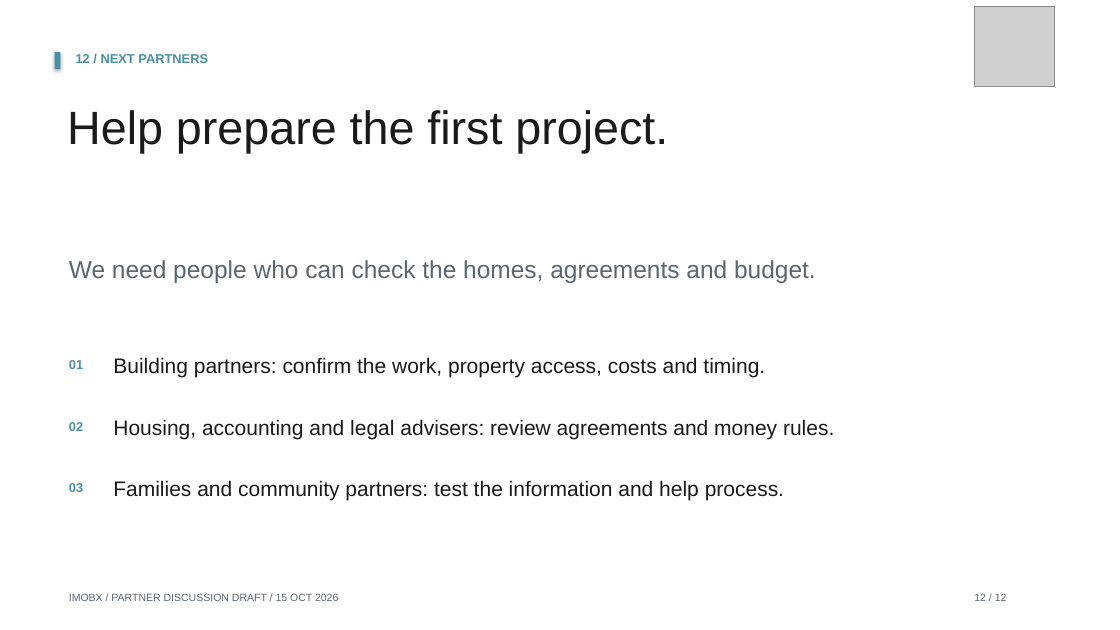
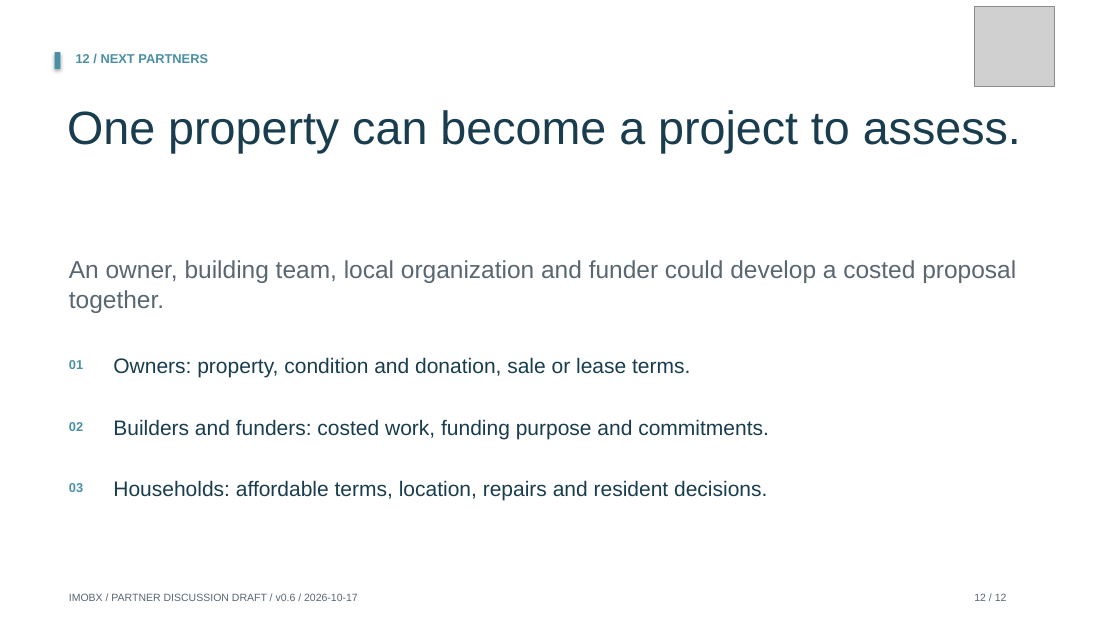
Before and after one commit to Siah-kin/imobx-website, a slide deck: slide 12 of pitchdeck.pptx. Drawn at 1120x630 pixels with LibreOffice and Linux fonts; fonts in the diff are those of the drawing; grey boxes stand for pictures. Boxes give left, top, right and bottom in pixels: in the first picture for what was removed or moved away, otherwise in the second. Text is boxed around its words. In the diff, an @@ line names an element or a change of style, - is before the commit and + after.

Commit message:
Explain the housing proposal and add participation and source pages

```diff
--- a/pitchdeck.pptx
+++ b/pitchdeck.pptx
@@ text at bbox=[67, 110, 1021, 154]: text changed; text colour #1A1A1A to #193D4E @@
-Help prepare the first project.
+One property can become a project to assess.
@@ text at bbox=[69, 260, 1016, 313]: text changed @@
-We need people who can check the homes, agreements and budget.
+An owner, building team, local organization and funder could develop a costed proposal together.
@@ text at bbox=[113, 357, 690, 378]: text changed; text colour #1A1A1A to #193D4E @@
-Building partners: confirm the work, property access, costs and timing.
+Owners: property, condition and donation, sale or lease terms.
@@ text at bbox=[113, 419, 769, 439]: text changed; text colour #1A1A1A to #193D4E @@
-Housing, accounting and legal advisers: review agreements and money rules.
+Builders and funders: costed work, funding purpose and commitments.
@@ text at bbox=[113, 480, 767, 500]: text changed; text colour #1A1A1A to #193D4E @@
-Families and community partners: test the information and help process.
+Households: affordable terms, location, repairs and resident decisions.
@@ text at bbox=[69, 593, 358, 601]: text changed @@
-IMOBX / PARTNER DISCUSSION DRAFT / 15 OCT 2026
+IMOBX / PARTNER DISCUSSION DRAFT / v0.6 / 2026-10-17
```
Also in this commit, not shown: 11 other slides changed, 41 other files.
